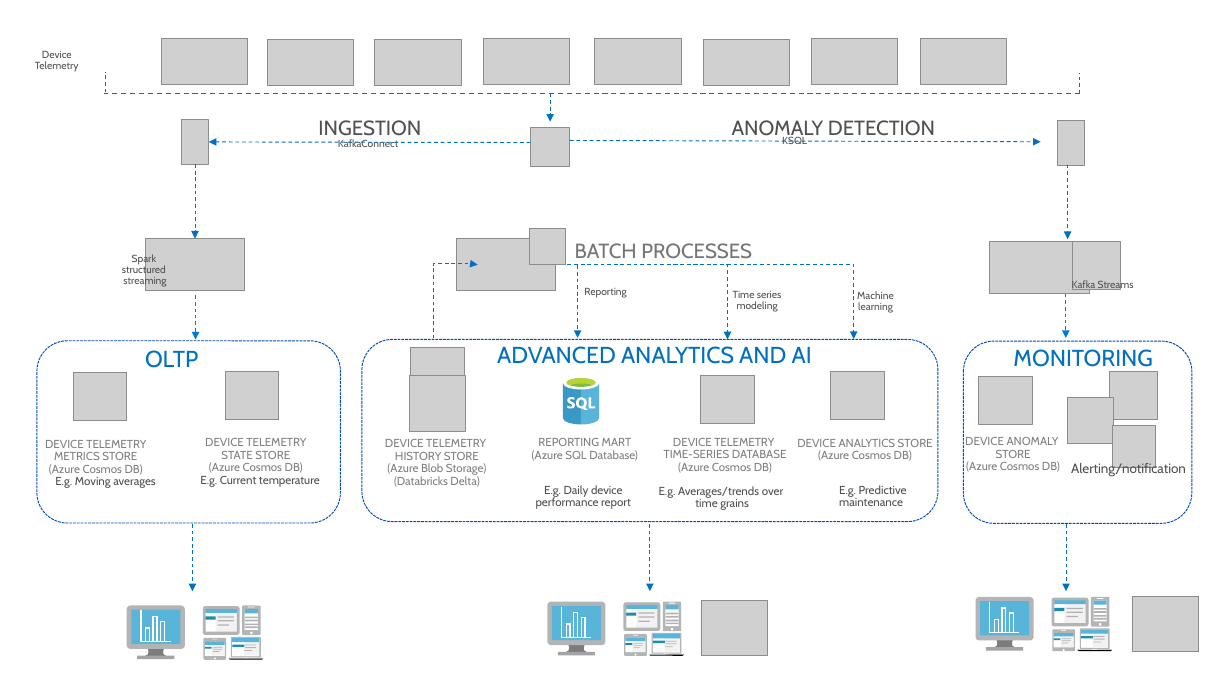
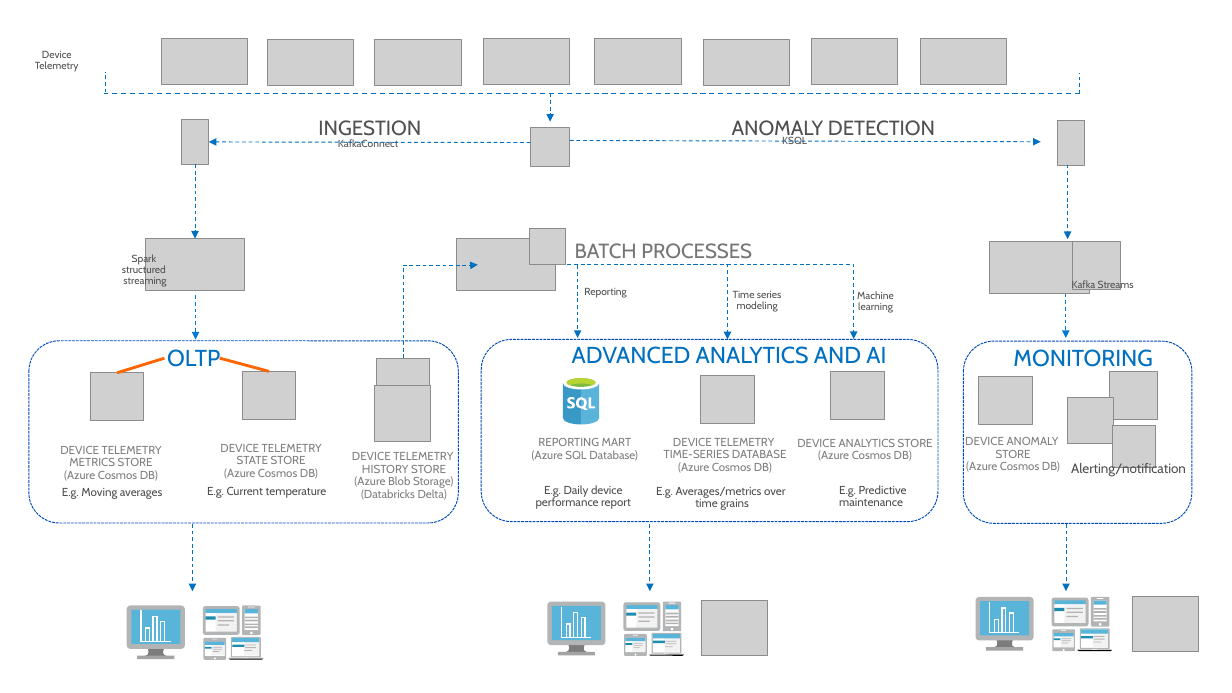
Before and after one commit to anagha-microsoft/databricks-workshops, a slide deck: slide 2 of iot/decks/ReferenceArchitecture.pptx. Drawn at 1232x693 pixels with LibreOffice and Linux fonts; fonts in the diff are those of the drawing; grey boxes stand for pictures; background and template pictures are left out. Boxes give left, top, right and bottom in pixels: in the first picture for what was removed or moved away, otherwise in the second. Text is boxed around its words. In the diff, an @@ line names an element or a change of style, - is before the commit and + after.

```diff
--- a/iot/decks/ReferenceArchitecture.pptx
+++ b/iot/decks/ReferenceArchitecture.pptx
@@ elbow arrow moved from (433, 338) - (478, 265) to (403, 359) - (478, 265) @@
@@ rounded rectangle resized from (x1=37, y1=341, x2=341, y2=523) to (x1=29, y1=341, x2=458, y2=523) @@
@@ line added from (117, 373) to (165, 359), #FF6600 2.25 pt @@
@@ text "OLTP" moved from (x1=145, y1=350, x2=198, y2=368) to (x1=167, y1=349, x2=220, y2=367) @@
@@ line added from (220, 359) to (269, 372), #FF6600 2.25 pt @@
@@ picture moved from (x1=410, y1=348, x2=464, y2=376) to (x1=376, y1=359, x2=430, y2=387) @@
@@ rounded rectangle resized from (x1=362, y1=339, x2=938, y2=521) to (x1=482, y1=339, x2=938, y2=521) @@
@@ text "ADVANCED ANALYTICS AND AI" moved from (x1=497, y1=346, x2=812, y2=364) to (x1=572, y1=346, x2=886, y2=364) @@
@@ picture moved from (x1=73, y1=373, x2=127, y2=421) to (x1=91, y1=373, x2=144, y2=421) @@
@@ picture moved from (x1=226, y1=372, x2=279, y2=420) to (x1=242, y1=372, x2=296, y2=420) @@
@@ picture moved from (x1=409, y1=375, x2=465, y2=431) to (x1=375, y1=385, x2=431, y2=441) @@
@@ text "DEVICE TELEMETRY METRICS STORE (Azure ..." moved from (x1=45, y1=440, x2=146, y2=475) to (x1=60, y1=446, x2=162, y2=481) @@
@@ text "DEVICE TELEMETRY STATE STORE (Azure ..." moved from (x1=205, y1=438, x2=306, y2=473) to (x1=220, y1=444, x2=322, y2=479) @@
@@ text "DEVICE TELEMETRY HISTORY STORE (Azure ..." moved from (x1=385, y1=439, x2=486, y2=487) to (x1=352, y1=452, x2=453, y2=500) @@
@@ text "E.g. Moving averages" moved from (x1=55, y1=477, x2=155, y2=488) to (x1=62, y1=488, x2=162, y2=499) @@
@@ text "E.g. Current temperature" moved from (x1=200, y1=476, x2=320, y2=487) to (x1=207, y1=487, x2=327, y2=498) @@
@@ text at (x1=656, y1=487, x2=785, y2=510): text changed @@
-E.g. Averages/trends over
-time grains
+E.g. Averages/metrics over
+time grains
```
Also in this commit, not shown: 1 other file.
